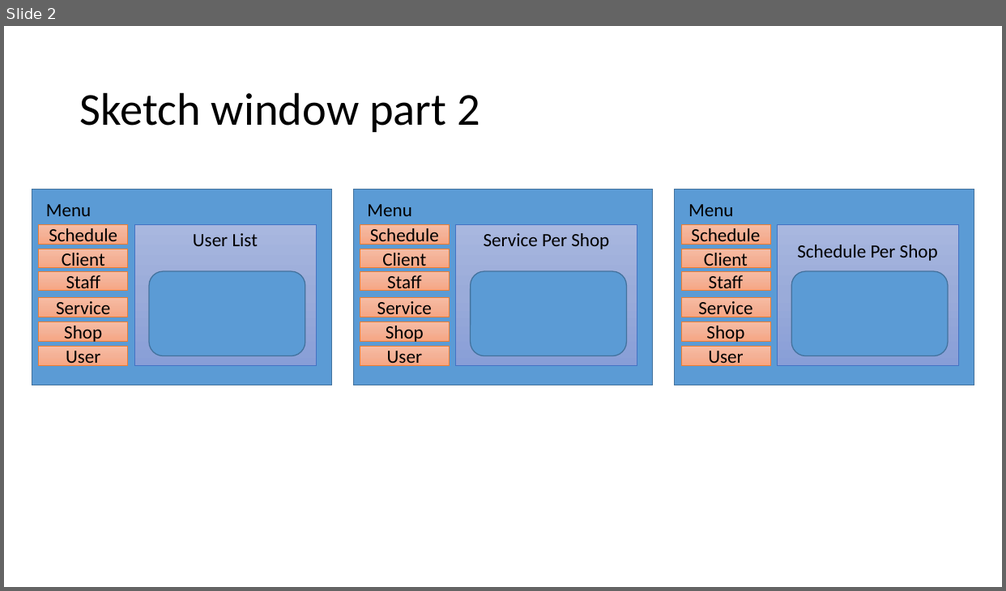
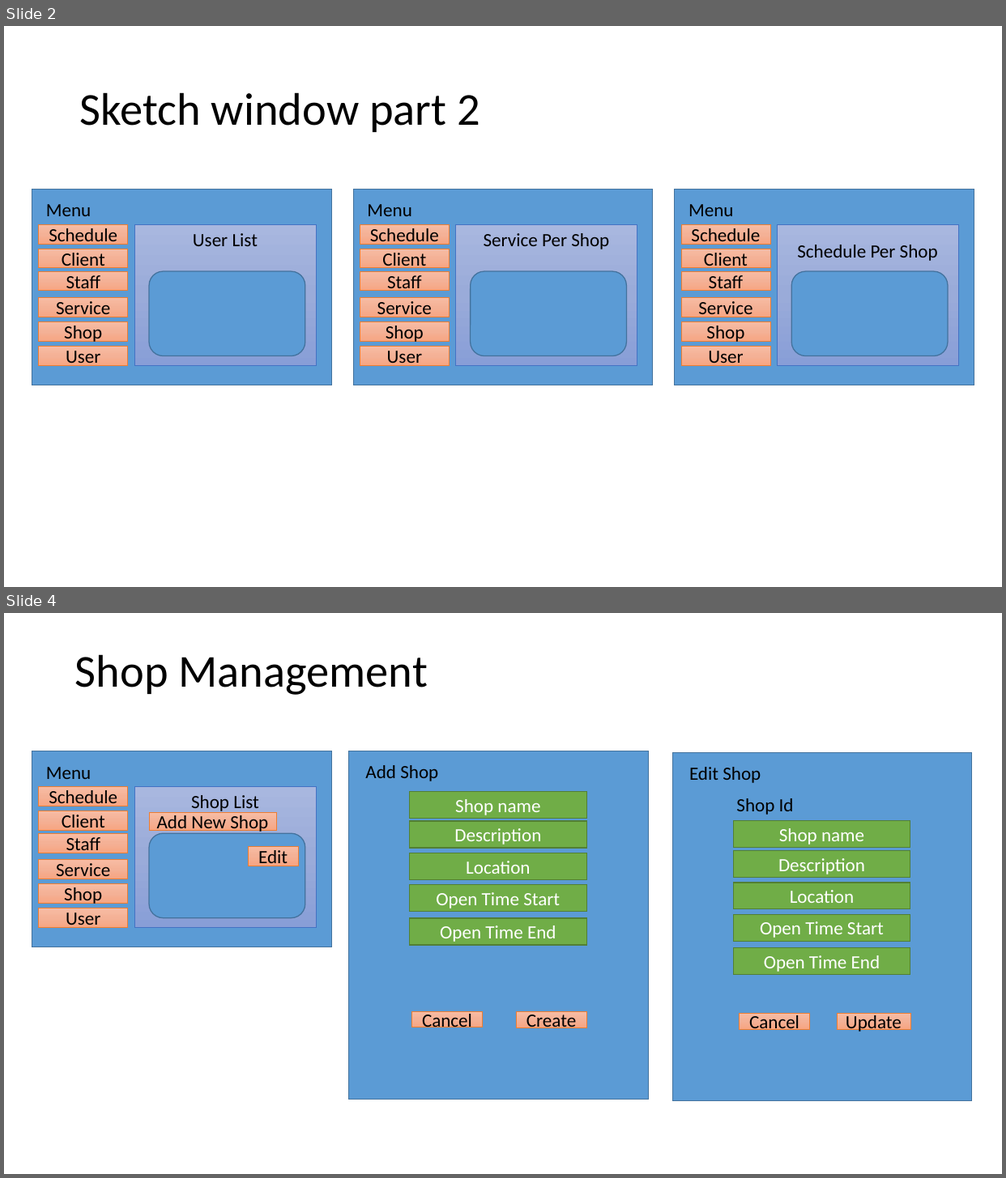
Before and after one commit to SnowFox108/HerbAppointment, a slide deck: SupportFiles/Documents/SketchFlow.pptx. Shown one above the other, each under a label of ours: slide 2 before the commit, slides 2 and 4 after it; the slides between them are not shown. The pictures are 1006x591 and 1006x1178 pixels, drawn with LibreOffice and Linux fonts; fonts in the diff are those of the drawing. Boxes give left, top, right and bottom in pixels: in the first picture for what was removed or moved away, otherwise in the second. Text is boxed around its words. In the diff, an @@ line names an element or a change of style, - is before the commit and + after.

```diff
--- a/SupportFiles/Documents/SketchFlow.pptx
+++ b/SupportFiles/Documents/SketchFlow.pptx
@@ slide 4 added at (x1=4, y1=613, x2=1002, y2=1174), background #FFFFFF @@
@@ title added at (x1=75, y1=654, x2=428, y2=695), 44 pt, text #000000 @@
+Shop Management
@@ rectangle added at (x1=32, y1=752, x2=331, y2=947), fill #5B9BD5, outline #43739E 1 pt @@
@@ rectangle added at (x1=349, y1=752, x2=649, y2=1100), fill #5B9BD5, outline #43739E 1 pt @@
@@ rectangle added at (x1=672, y1=753, x2=972, y2=1101), fill #5B9BD5, outline #43739E 1 pt @@
@@ text added at (x1=46, y1=767, x2=91, y2=779), 18 pt, text #000000 @@
+Menu
@@ text added at (x1=365, y1=765, x2=438, y2=781), 18 pt, text #000000 @@
+Add Shop
@@ text added at (x1=689, y1=767, x2=761, y2=783), 18 pt, text #000000 @@
+Edit Shop
@@ rectangle added at (x1=39, y1=786, x2=127, y2=806), fill gradient #F7BDA5 to #F5B196 to #F8A582, outline #ED7D31 0.5 pt, 18 pt, text #000000 @@
+Schedule
@@ rectangle added at (x1=134, y1=786, x2=315, y2=927), fill gradient #A8B7DF to #9AABD9 to #889ED7, outline #4472C4 0.5 pt, 18 pt, text #000000 @@
+Shop List
@@ rectangle added at (x1=410, y1=791, x2=587, y2=818), fill #70AD47, outline #538035 1 pt, 18 pt, text #FFFFFF @@
+Shop name
@@ text added at (x1=736, y1=798, x2=794, y2=815), 18 pt, text #000000 @@
+Shop Id
@@ rectangle added at (x1=39, y1=811, x2=127, y2=830), fill gradient #F7BDA5 to #F5B196 to #F8A582, outline #ED7D31 0.5 pt, 18 pt, text #000000 @@
+Client
@@ rectangle added at (x1=149, y1=813, x2=276, y2=830), fill gradient #F7BDA5 to #F5B196 to #F8A582, outline #ED7D31 0.5 pt, 18 pt, text #000000 @@
+Add New Shop
@@ rectangle added at (x1=410, y1=821, x2=587, y2=848), fill #70AD47, outline #538035 1 pt, 18 pt, text #FFFFFF @@
+Description
@@ rectangle added at (x1=733, y1=821, x2=910, y2=848), fill #70AD47, outline #538035 1 pt, 18 pt, text #FFFFFF @@
+Shop name
@@ rectangle added at (x1=39, y1=834, x2=127, y2=854), fill gradient #F7BDA5 to #F5B196 to #F8A582, outline #ED7D31 0.5 pt, 18 pt, text #000000 @@
+Staff
@@ rounded rectangle added at (x1=149, y1=834, x2=305, y2=918), fill #5B9BD5, outline #43739E 1 pt @@
@@ rectangle added at (x1=248, y1=846, x2=299, y2=866), fill gradient #F7BDA5 to #F5B196 to #F8A582, outline #ED7D31 0.5 pt, 18 pt, text #000000 @@
+Edit
@@ rectangle added at (x1=410, y1=854, x2=587, y2=880), fill #70AD47, outline #538035 1 pt, 18 pt, text #FFFFFF @@
+Location
@@ rectangle added at (x1=733, y1=851, x2=910, y2=878), fill #70AD47, outline #538035 1 pt, 18 pt, text #FFFFFF @@
+Description
@@ rectangle added at (x1=39, y1=860, x2=127, y2=879), fill gradient #F7BDA5 to #F5B196 to #F8A582, outline #ED7D31 0.5 pt, 18 pt, text #000000 @@
+Service
@@ rectangle added at (x1=39, y1=884, x2=127, y2=904), fill gradient #F7BDA5 to #F5B196 to #F8A582, outline #ED7D31 0.5 pt, 18 pt, text #000000 @@
+Shop
@@ rectangle added at (x1=410, y1=884, x2=587, y2=912), fill #70AD47, outline #538035 1 pt, 18 pt, text #FFFFFF @@
+Open Time Start
@@ rectangle added at (x1=733, y1=883, x2=910, y2=909), fill #70AD47, outline #538035 1 pt, 18 pt, text #FFFFFF @@
+Location
@@ rectangle added at (x1=39, y1=909, x2=127, y2=928), fill gradient #F7BDA5 to #F5B196 to #F8A582, outline #ED7D31 0.5 pt, 18 pt, text #000000 @@
+User
@@ rectangle added at (x1=410, y1=918, x2=587, y2=945), fill #70AD47, outline #538035 1 pt, 18 pt, text #FFFFFF @@
+Open Time End
@@ rectangle added at (x1=733, y1=914, x2=910, y2=942), fill #70AD47, outline #538035 1 pt, 18 pt, text #FFFFFF @@
+Open Time Start
@@ rectangle added at (x1=733, y1=948, x2=910, y2=974), fill #70AD47, outline #538035 1 pt, 18 pt, text #FFFFFF @@
+Open Time End
@@ rectangle added at (x1=412, y1=1012, x2=483, y2=1028), fill gradient #F7BDA5 to #F5B196 to #F8A582, outline #ED7D31 0.5 pt, 18 pt, text #000000 @@
+Cancel
@@ rectangle added at (x1=516, y1=1012, x2=586, y2=1028), fill gradient #F7BDA5 to #F5B196 to #F8A582, outline #ED7D31 0.5 pt, 18 pt, text #000000 @@
+Create
@@ rectangle added at (x1=739, y1=1013, x2=809, y2=1029), fill gradient #F7BDA5 to #F5B196 to #F8A582, outline #ED7D31 0.5 pt, 18 pt, text #000000 @@
+Cancel
@@ rectangle added at (x1=837, y1=1013, x2=910, y2=1029), fill gradient #F7BDA5 to #F5B196 to #F8A582, outline #ED7D31 0.5 pt, 18 pt, text #000000 @@
+Update
```
Also in this commit, not shown: 1 slide changed, 5 other slides added, 2 other files.
